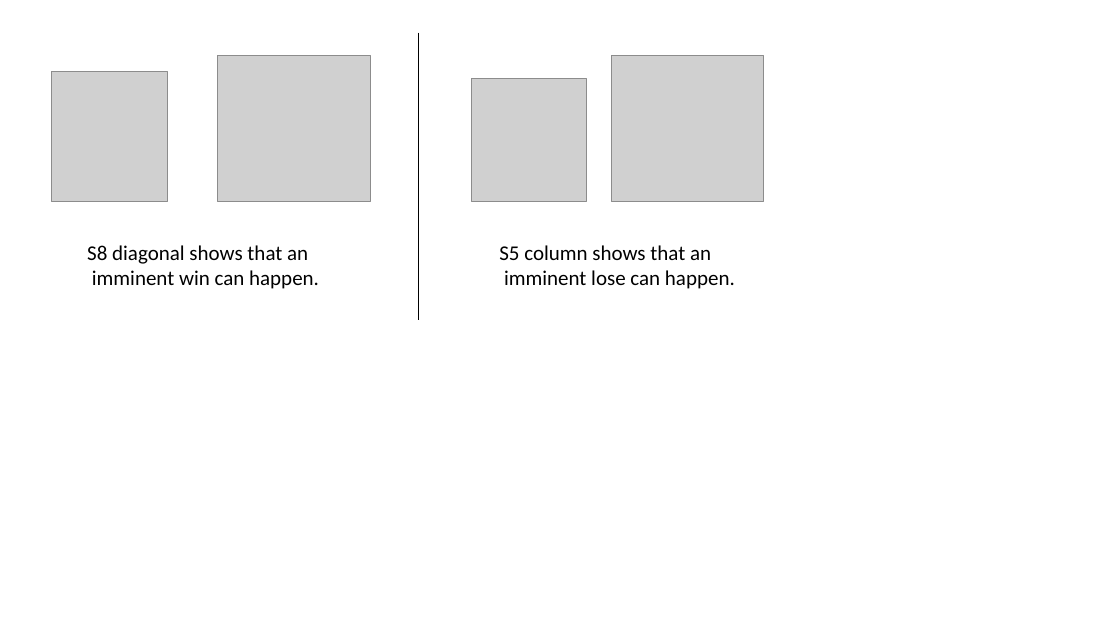
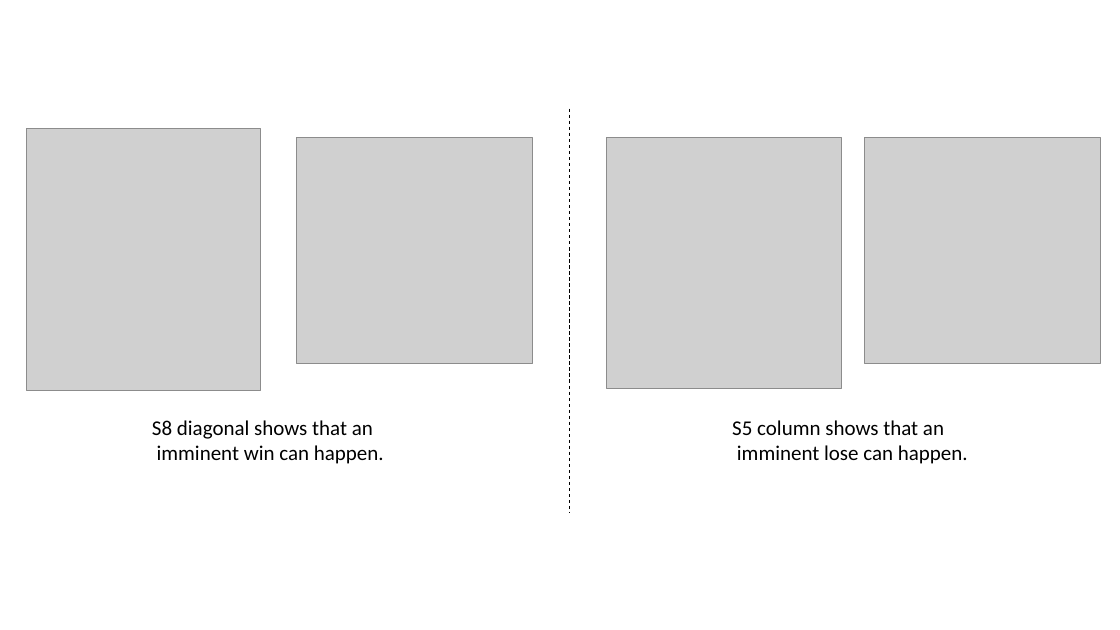
Before and after one commit to RMRubert/RMRubert.github.io, a slide deck: slide 4 of files/2021/Tic-Tac-Toe-Figures.pptx. Drawn at 1120x630 pixels with LibreOffice and Linux fonts; fonts in the diff are those of the drawing; grey boxes stand for pictures. Boxes give left, top, right and bottom in pixels: in the first picture for what was removed or moved away, otherwise in the second. Text is boxed around its words. In the diff, an @@ line names an element or a change of style, - is before the commit and + after.

```diff
--- a/files/2021/Tic-Tac-Toe-Figures.pptx
+++ b/files/2021/Tic-Tac-Toe-Figures.pptx
@@ picture removed at [218,55,371,201] @@
@@ line removed from (418, 33) to (418, 320) @@
@@ picture removed at [51,71,167,201] @@
@@ line added from (570, 108) to (570, 513), #000000 0.75 pt dashed @@
@@ picture added at [27,129,261,391] @@
@@ picture added at [297,138,533,363] @@
@@ picture: place and size @@
-picture at [471,79,586,202]
+picture at [607,138,842,388]
@@ picture: place and size @@
-picture at [612,55,765,201]
+picture at [865,138,1101,363]
@@ text "S8 diagonal shows that an": place and size @@
-text "S8 diagonal shows that an" at [87,245,319,289]
+text "S8 diagonal shows that an" at [152,420,384,464]
@@ text "S5 column shows that an": place and size @@
-text "S5 column shows that an" at [499,245,735,289]
+text "S5 column shows that an" at [732,420,968,464]
```
Also in this commit, not shown: 1 other slide changed, 3 other files.
